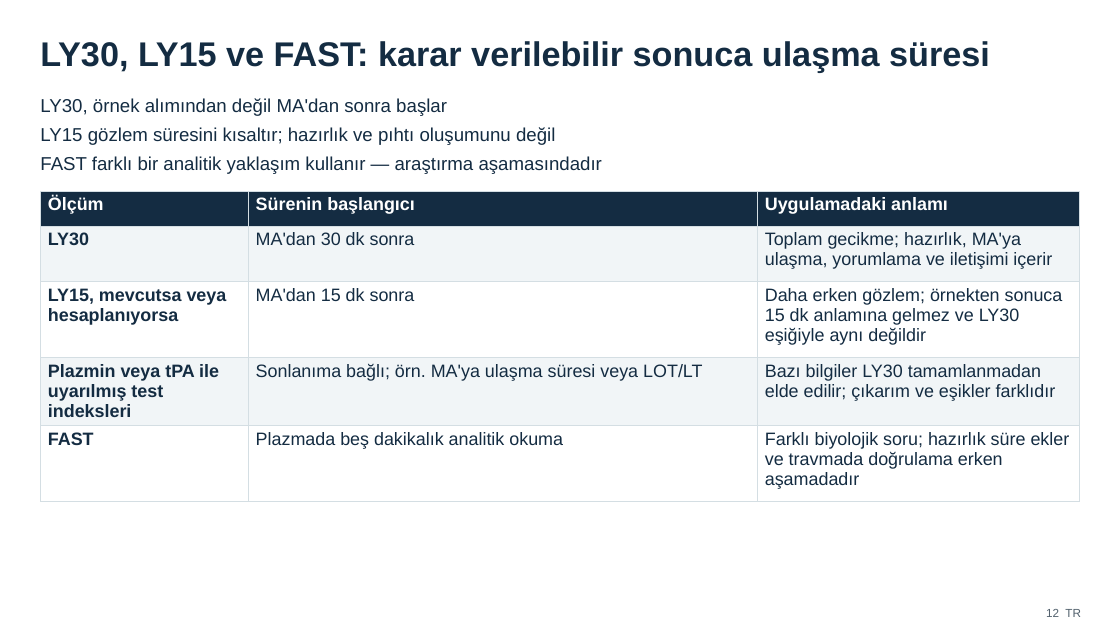
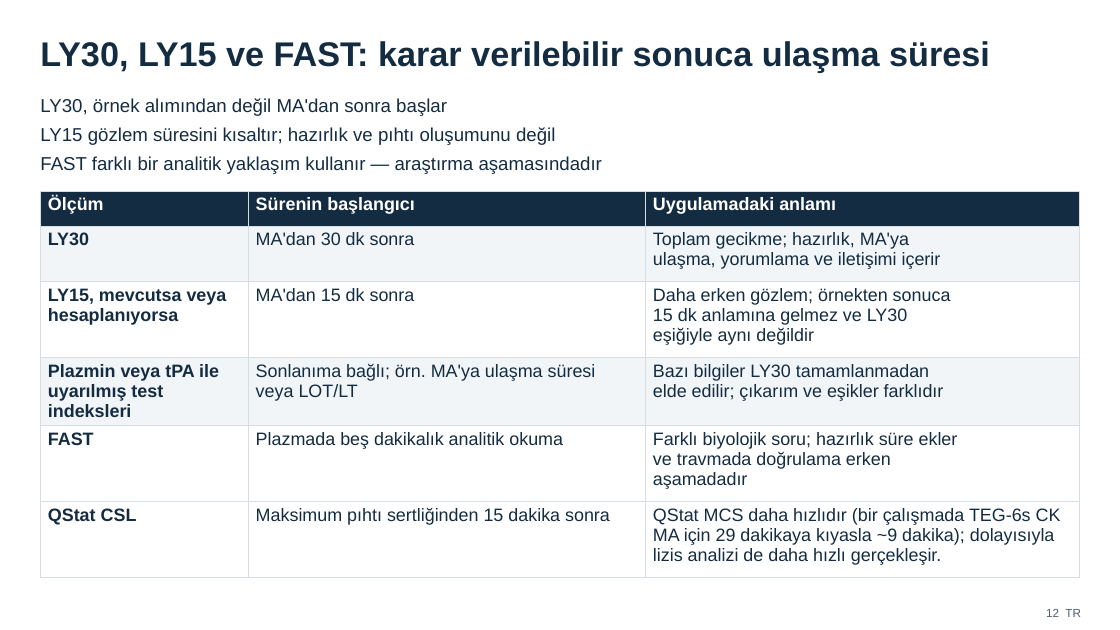
Before and after one commit to cryanking/cryanking.github.io, a slide deck: slide 26 of lectures/tark/TXA_Trauma_English_Turkish.pptx. Drawn at 1120x630 pixels with LibreOffice and Linux fonts; fonts in the diff are those of the drawing. Boxes give left, top, right and bottom in pixels: in the first picture for what was removed or moved away, otherwise in the second. Text is boxed around its words. In the diff, an @@ line names an element or a change of style, - is before the commit and + after.

```diff
--- a/lectures/tark/TXA_Trauma_English_Turkish.pptx
+++ b/lectures/tark/TXA_Trauma_English_Turkish.pptx
@@ table at (40, 191, 1079, 582) @@
+row 6: QStat CSL | Maksimum pıhtı sertliğinden 15 dakika sonra | QStat MCS daha hızlıdır (bir çalışmada TEG-6s CK MA için 29 dakikaya kıyasla ~9 dakika); dolayısıyla lizis analizi de daha hızlı gerçekleşir.
```
Also in this commit, not shown: 14 other slides changed, 1 slide added.
